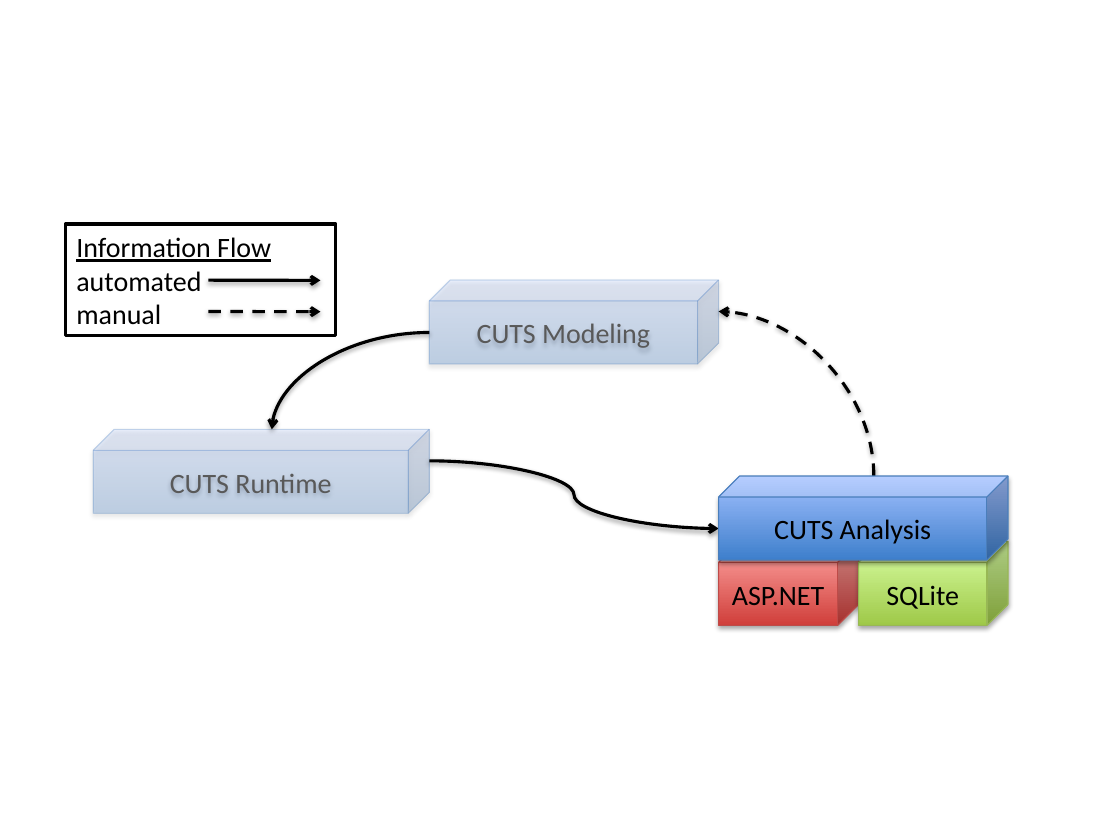
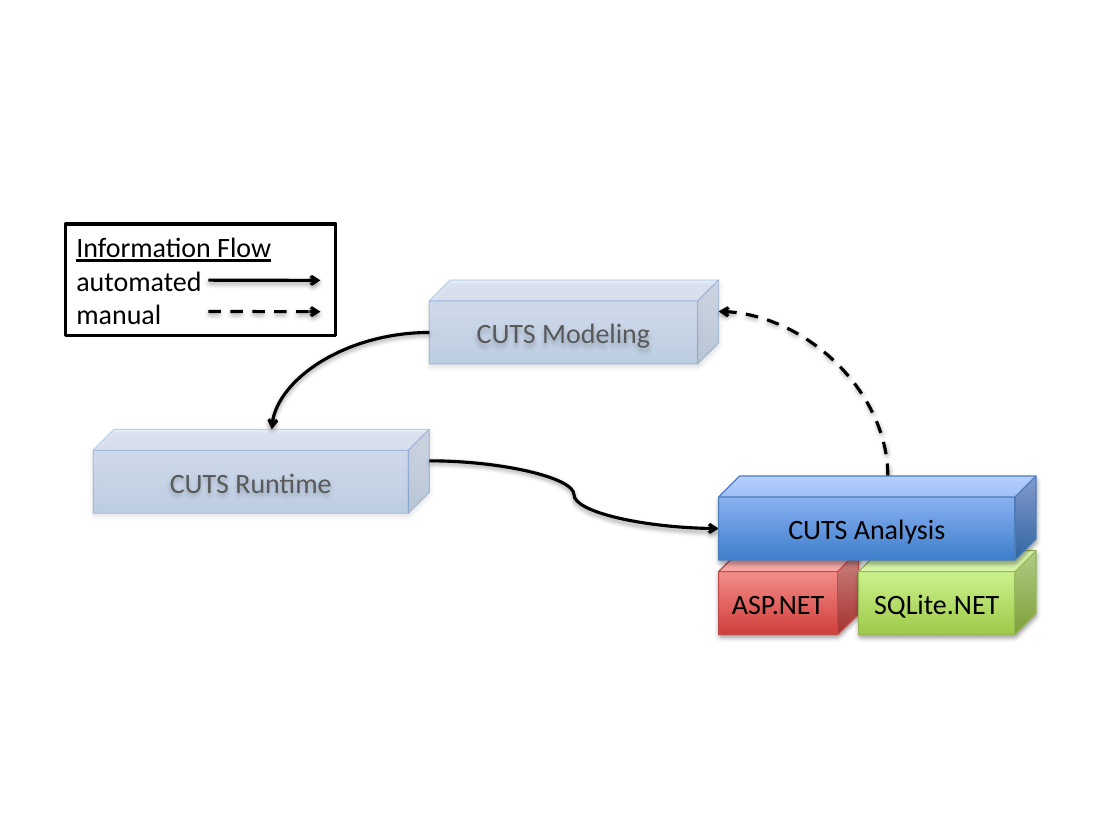
Before and after one commit to Klades/CUTS, a slide deck: slide 3 of CUTS/docs/manual/other/drawing-palette.pptx. Drawn at 1120x840 pixels with LibreOffice and Linux fonts; fonts in the diff are those of the drawing. Boxes give left, top, right and bottom in pixels: in the first picture for what was removed or moved away, otherwise in the second. Text is boxed around its words. In the diff, an @@ line names an element or a change of style, - is before the commit and + after.

```diff
--- a/CUTS/docs/manual/other/drawing-palette.pptx
+++ b/CUTS/docs/manual/other/drawing-palette.pptx
@@ curved arrow moved from (874, 476) - (719, 311) to (888, 476) - (719, 311) @@
@@ cube "CUTS Analysis" resized from (x1=719, y1=476, x2=1008, y2=560) to (x1=719, y1=476, x2=1036, y2=560) @@
@@ cube "ASP.NET" moved from (x1=719, y1=541, x2=859, y2=625) to (x1=719, y1=551, x2=859, y2=635) @@
@@ cube "SQLite.NET" resized from (x1=859, y1=541, x2=1008, y2=625) to (x1=859, y1=551, x2=1036, y2=635) @@
@@ text in cube at (x1=874, y1=595, x2=999, y2=618): text changed @@
-SQLite
+SQLite.NET
```
Also in this commit, not shown: 2 other slides changed, 6 other files.
